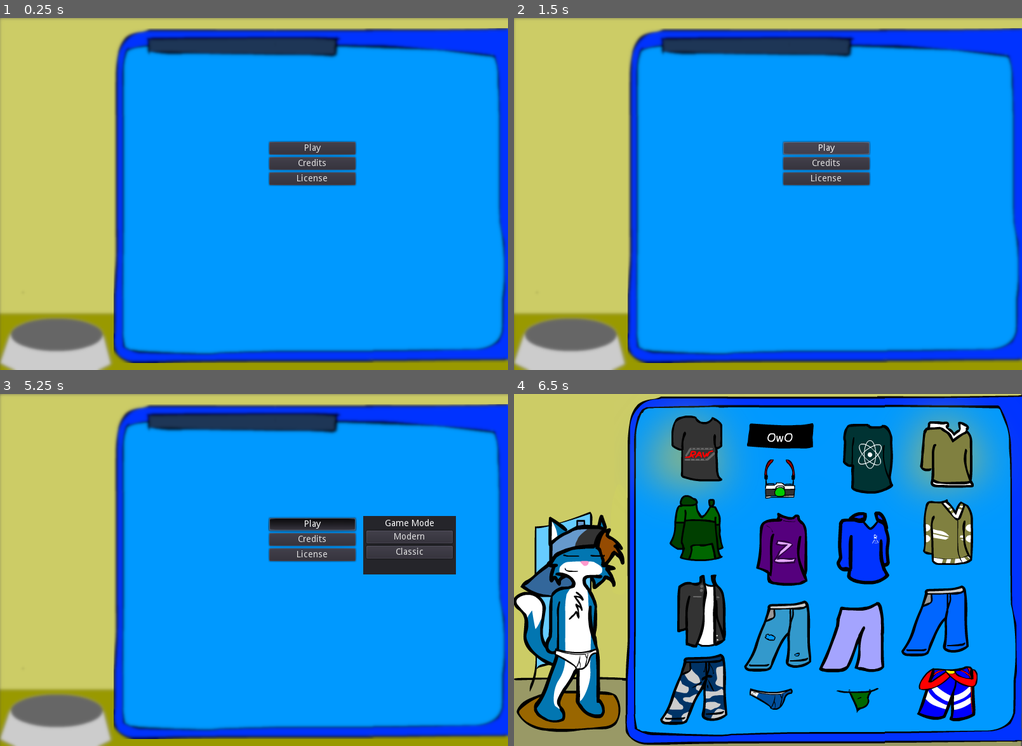
Above: before the commit, frames 1-4 (two rows, left to right).
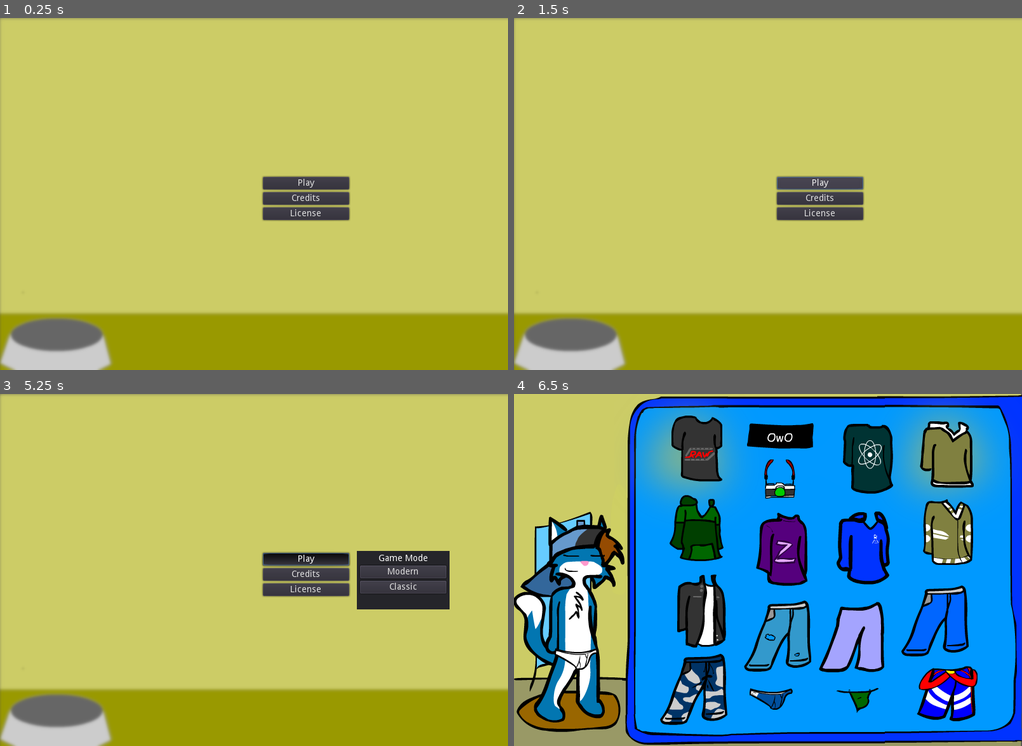
Above: after the commit, the same moments.

Repository: tonytins/dressupzack
Game: Godot game, scene res://scn/TitleScn.tscn
The game is run twice, just before and just after one commit, with the same random seed, the same clock (stepped at 60 frames per second) and the same inputs.
Inputs:
- Up to frame 1 (0.25 s): no input
- Up to frame 2 (1.5 s): click "Play" at 0.5 s; click "Play" at 1.25 s
- Up to frame 3 (5.25 s): click "License" at 2 s; click "OK" at 2.75 s; click "License" at 3.5 s; click "OK" at 4.25 s; click "Play" at 5 s
- Up to frame 4 (6.5 s): click "Classic" at 5.75 s

The runs differ from the first frame. In frame 1, 73% of the frame differs, in the area x 22-100%, y 2-99%; in frame 2, 73%; in frame 3, 73%; in frame 4, nothing differs.

Commit message:
Resizable windows
- Made the credits and license windows resizable

Diff:
--- a/project/scn/TitleScn.tscn
+++ b/project/scn/TitleScn.tscn
@@ -19,6 +19,7 @@
 }
 
 [node name="WordrobeBG" type="Sprite" parent="Modern"]
+visible = false
 position = Vector2( 492.609, 280.27 )
 texture = ExtResource( 3 )
 __meta__ = {
@@ -34,10 +35,10 @@
 }
 
 [node name="MenuRf" type="ReferenceRect" parent="."]
-margin_left = 221.0
-margin_top = 80.0
+margin_left = 202.0
+margin_top = 67.0
 margin_right = 762.0
-margin_bottom = 395.0
+margin_bottom = 518.0
 
 [node name="StartVbox" type="VBoxContainer" parent="MenuRf"]
 anchor_left = 0.5
--- a/project/scn/WinDialogs.tscn
+++ b/project/scn/WinDialogs.tscn
@@ -58,6 +58,7 @@
 text = "KEXT"
 
 [node name="CreditsWin" type="AcceptDialog" parent="."]
+editor/display_folded = true
 anchor_left = 0.5
 anchor_top = 0.5
 anchor_right = 0.5
@@ -67,12 +68,11 @@
 margin_right = 174.0
 margin_bottom = 133.5
 window_title = "KCRE"
+resizable = true
 
 [node name="CreditsTxt" type="RichTextLabel" parent="CreditsWin"]
-margin_left = 8.0
-margin_top = 8.0
-margin_right = 340.0
-margin_bottom = 231.0
+anchor_right = 1.0
+anchor_bottom = 1.0
 focus_mode = 2
 bbcode_enabled = true
 bbcode_text = "[center]Created by
@@ -119,6 +119,7 @@
 window_title = "KSET"
 
 [node name="Grid" type="GridContainer" parent="SettingsWin"]
+visible = false
 anchor_left = 0.5
 anchor_top = 0.5
 anchor_right = 0.5
@@ -154,12 +155,14 @@
 margin_right = 202.0
 margin_bottom = 137.5
 window_title = "KLIC"
+resizable = true
 
 [node name="LicenseTxt" type="RichTextLabel" parent="LicenseWin"]
-margin_left = 8.0
-margin_top = 8.0
-margin_right = 396.0
-margin_bottom = 239.0
+anchor_left = 0.5
+anchor_right = 0.5
+margin_left = -194.0
+margin_right = 194.0
+margin_bottom = 231.0
 bbcode_enabled = true
 bbcode_text = "Nathan's Dress Up is free software: you can redistribute it and/or modify it under the terms of the GNU General Public License as published by the Free Software Foundation; either version 3 of the License, or (at your option) any later version.
 
